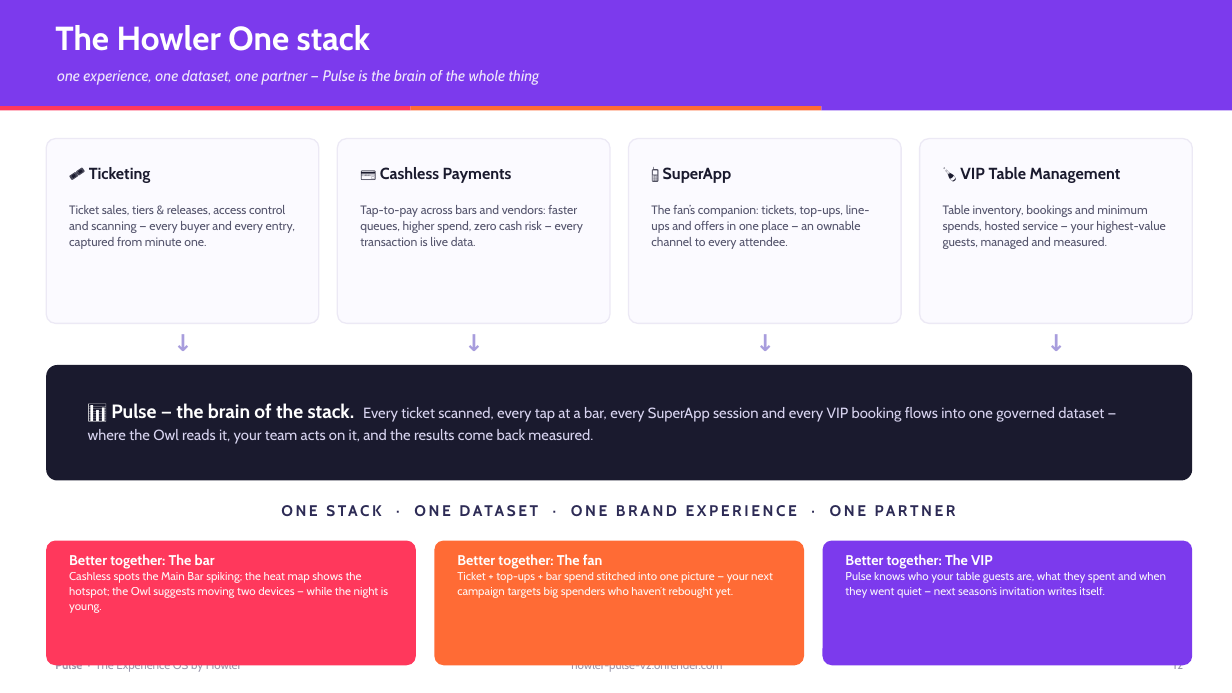
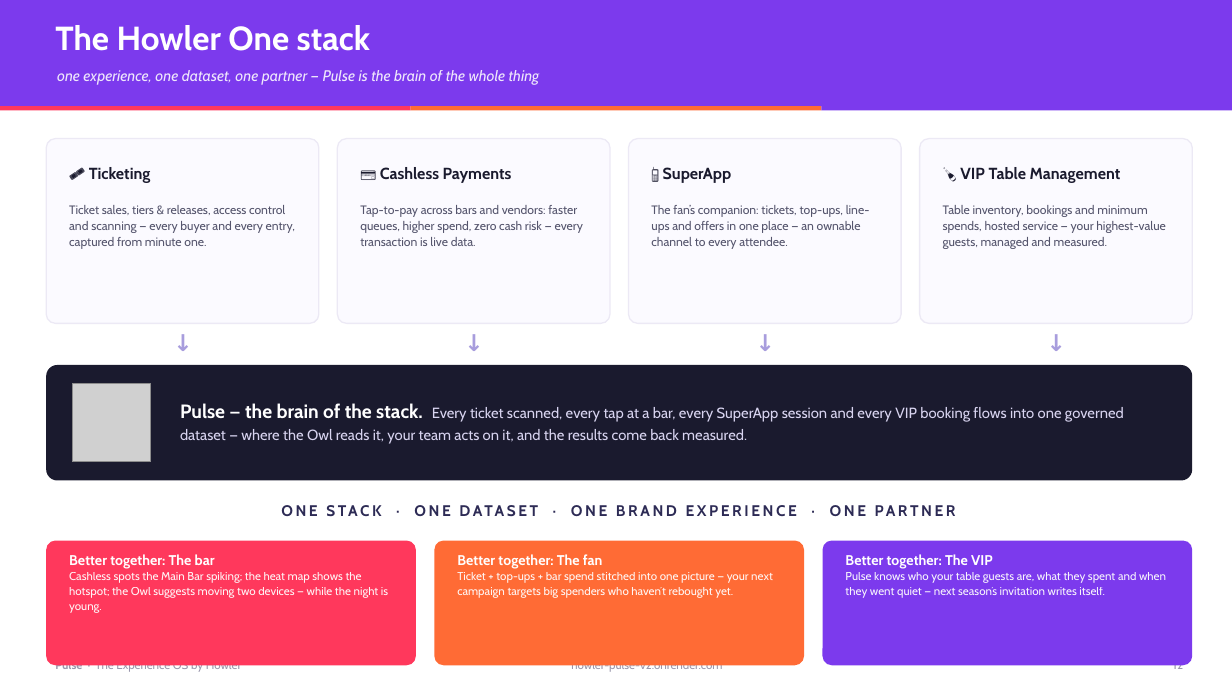
Before and after one commit to Shai-Xai/Shai-looker2, a slide deck: slide 12 of docs/sales-collateral/Pulse-Sales-Deck.pptx. Drawn at 1232x693 pixels with LibreOffice and Linux fonts; fonts in the diff are those of the drawing; grey boxes stand for pictures. Boxes give left, top, right and bottom in pixels: in the first picture for what was removed or moved away, otherwise in the second. Text is boxed around its words. In the diff, an @@ line names an element or a change of style, - is before the commit and + after.

```diff
--- a/docs/sales-collateral/Pulse-Sales-Deck.pptx
+++ b/docs/sales-collateral/Pulse-Sales-Deck.pptx
@@ picture added at (72, 384, 151, 462) @@
@@ text at (180, 403, 1124, 444): text changed @@
-📊 Pulse — the brain of the stack. Every ticket scanned, every tap at a bar, every SuperApp session and every VIP booking flows into one governed dataset — where the Owl reads it, your team acts on it, and the results come back measured.
+Pulse — the brain of the stack. Every ticket scanned, every tap at a bar, every SuperApp session and every VIP booking flows into one governed dataset — where the Owl reads it, your team acts on it, and the results come back measured.
```
Also in this commit, not shown: 3 other slides changed, 5 other files.
